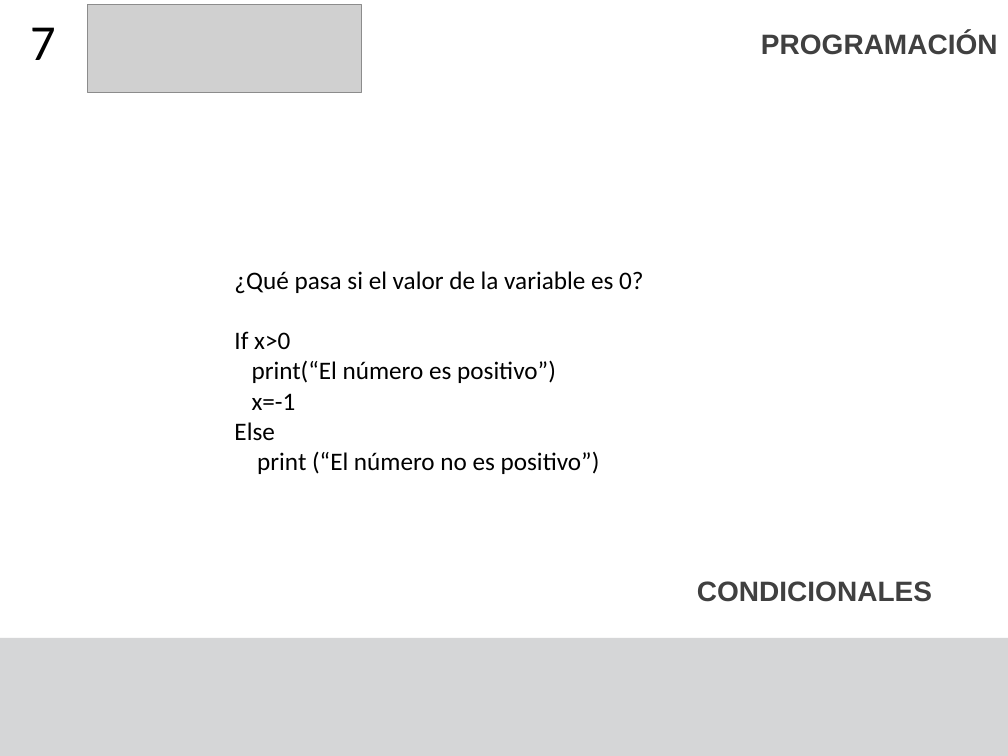
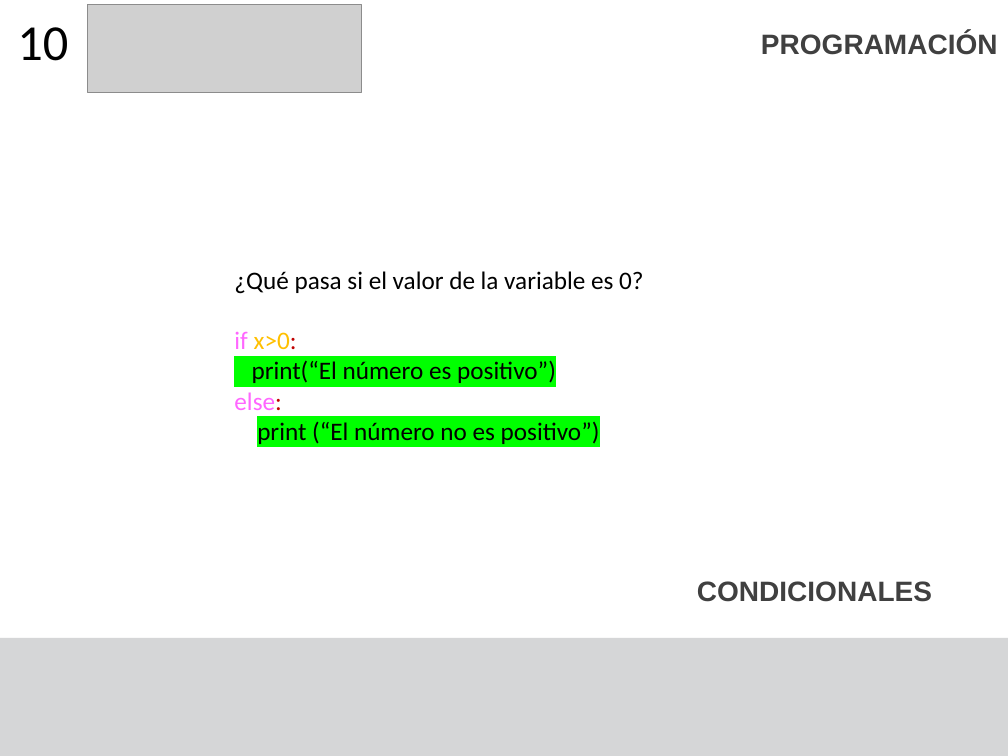
Before and after one commit to F4bian1012/Intro_Programacion, a slide deck: slide 10 of Sesion_3/Condicionales y ciclos.pptx (slide 8 before the commit). Drawn at 1008x756 pixels with LibreOffice and Linux fonts; fonts in the diff are those of the drawing; grey boxes stand for pictures. Boxes give left, top, right and bottom in pixels: in the first picture for what was removed or moved away, otherwise in the second. Text is boxed around its words. In the diff, an @@ line names an element or a change of style, - is before the commit and + after.

```diff
--- a/Sesion_3/Condicionales y ciclos.pptx
+++ b/Sesion_3/Condicionales y ciclos.pptx
@@ title at bbox=[17, 27, 68, 61]: text changed @@
-7
+10
@@ text at bbox=[234, 332, 297, 349]: text changed; text colour #000000 to #FFC000 @@
-If x>0
+if x>0:
@@ text at bbox=[252, 360, 600, 444]: highlight none to #00FF00 in "print(“El número es positivo”)", "print (“El número no es positivo”)" @@
@@ text at bbox=[234, 392, 281, 410]: text changed; text colour #000000 to #FF66FF @@
-x=-1
-Else
+else:
```
Also in this commit, not shown: 9 other slides changed, 1 slide added, 17 slides removed, 1 other file.
